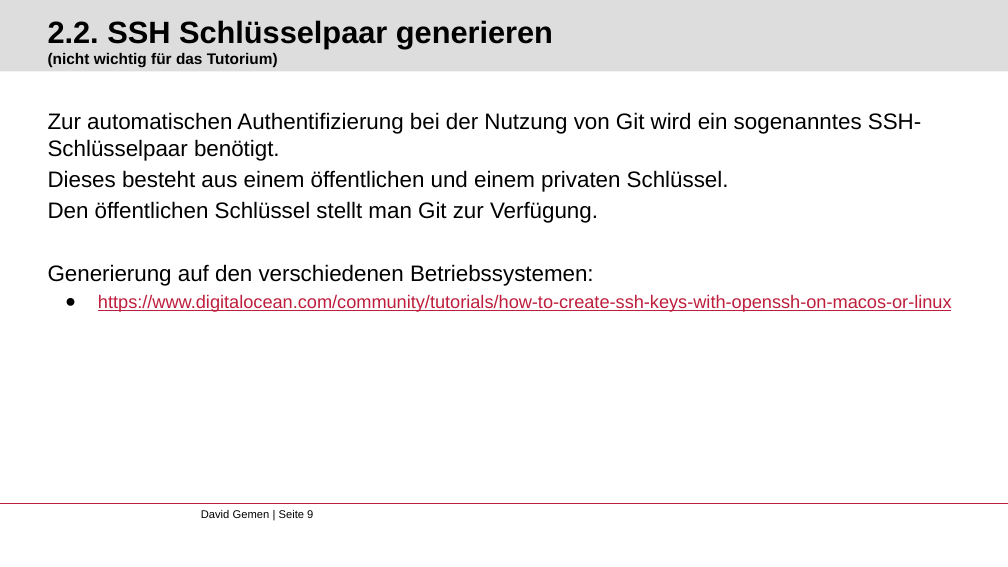
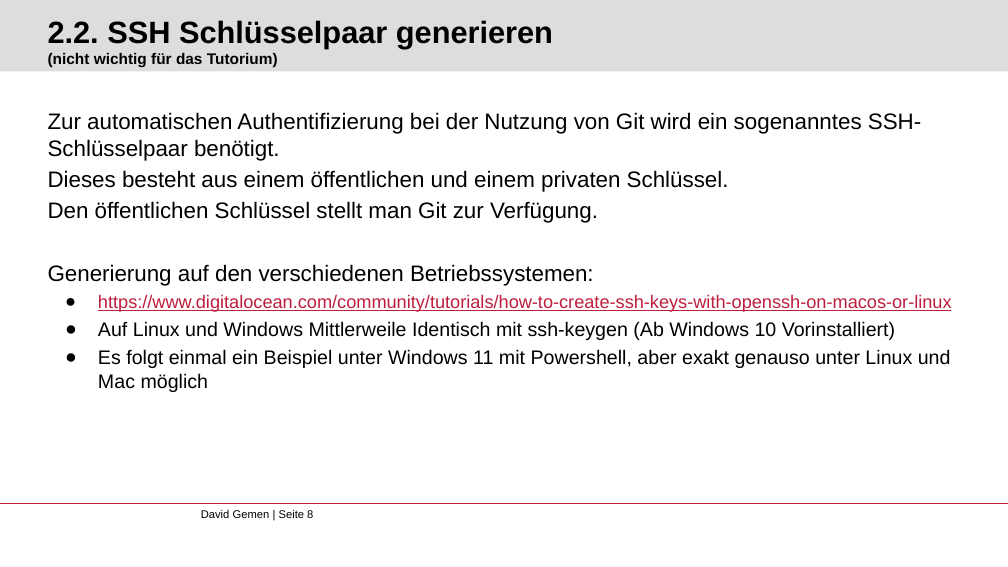
Before and after one commit to gemdav/Programmieren-1-Tutorium, a slide deck: slide 8 of slides/00_installation_introduction.pptx (slide 9 before the commit). Drawn at 1008x567 pixels with LibreOffice and Linux fonts; fonts in the diff are those of the drawing; background and template pictures are left out. Boxes give left, top, right and bottom in pixels: in the first picture for what was removed or moved away, otherwise in the second. Text is boxed around its words. In the diff, an @@ line names an element or a change of style, - is before the commit and + after.

Commit message:
Slides 00_Installation_introduction: Versuch meine slides an den bereits vorhanden style anzupassen und klaeglich gescheitert, 2 neue Slides zum erzeugen ssh key, da die erzeugung bei win,mac, linux sich nicht unterscheidet und wo der PubKey herkommt

```diff
--- a/slides/00_installation_introduction.pptx
+++ b/slides/00_installation_introduction.pptx
@@ text at box(98, 321, 951, 392): paragraphs added @@
+● Auf Linux und Windows Mittlerweile Identisch mit ssh-keygen (Ab Windows 10 Vorinstalliert)
+● Es folgt einmal ein Beispiel unter Windows 11 mit Powershell, aber exakt genauso unter Linux und Mac möglich
```
Also in this commit, not shown: 2 other slides changed, 2 slides added, 1 slide removed.
